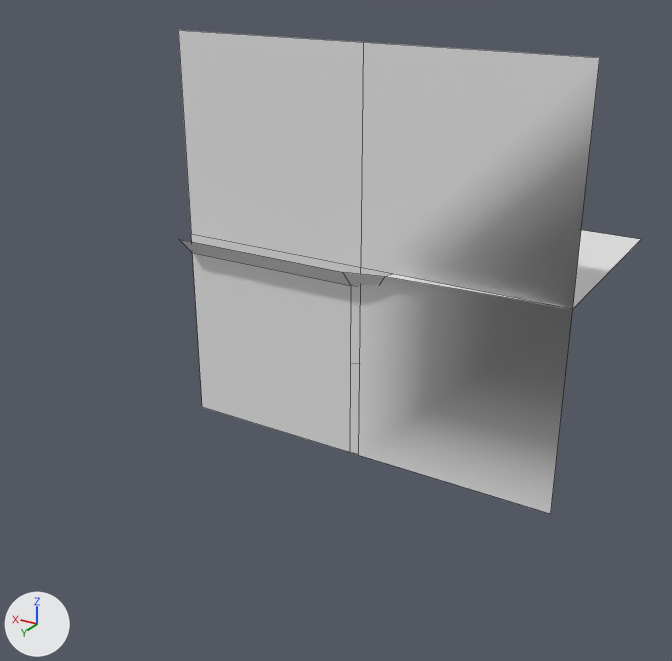
What one commit did to the OBJ model assets/tiles/cliff_1101-1100.obj.
Camera for both pictures: a 50 mm lens placed at (-2.0, 3.65, 1.43), pointed at (0.08, 0.2, -0.3). Arrows for +X, +Y and +Z are at lower left; the lights stay in place. Mesh edges are drawn as thin lines. Where no turn or scale is listed for an object, it has been applied to the vertices. Vertices at the same position are counted once.

Objects in the first picture: 'cliff_1101-1100_Cube.026'.
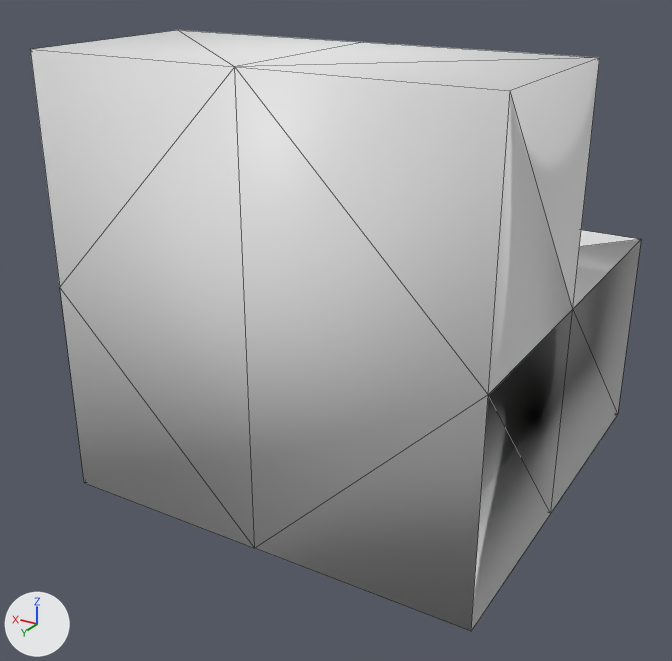
The change, as a diff of the scene's bpy script:
```diff
--- a/assets/tiles/cliff_1101-1100.obj.py
+++ b/assets/tiles/cliff_1101-1100.obj.py
@@ me_cliff_1101_1100_cube_026 @@
 # used by ob_cliff_1101_1100_cube_026; location = (0.0, 0.0, 0.0)
-me_cliff_1101_1100_cube_026.from_pydata(...)  # 28 vertices, 15 faces; spans x -1.0..1.0, y -1.0..0.2, z -1.0..1.0
+me_cliff_1101_1100_cube_026.from_pydata(...)  # 34 vertices, 60 faces, 1 loose edge; spans x -1.0..1.0, y -1.0..1.0, z -1.0..1.0
+# me_cliff_1101_1100_cube_026 part 1
+# 4 vertices are removed from x -0.15..1.0, y 0.1..0.2, z -1.0..0.0
+# 15 faces are deleted
+# 3 vertices are added at (-0.15, 0.1, 0.0), (-1.0, -1.0, -1.0), (0.0, 1.0, -1.0)
+# 7 new vertices lie (0.0, 0.9, 0.0) away from vertices in x -1.0..1.0, y 0.1, z -1.0..1.0
+# 1 loose edge is added
+# 60 new faces join them
```

Where the change shows, as pixel boxes [x1, y1, x2, y2] in the pictures (672 x 661 px):
'cliff_1101-1100_Cube.026', reshaped (32% wider, 24% taller)
    before: [178, 30, 641, 514]
    after: [30, 30, 641, 631]
